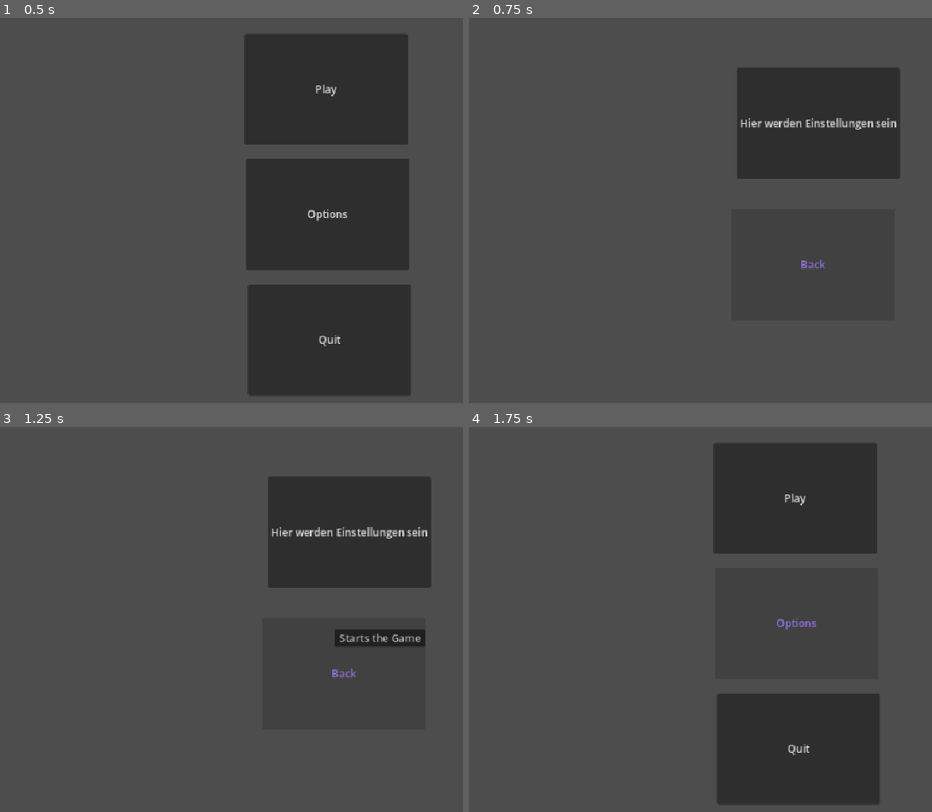
Above: before the commit, frames 1-4 (two rows, left to right).
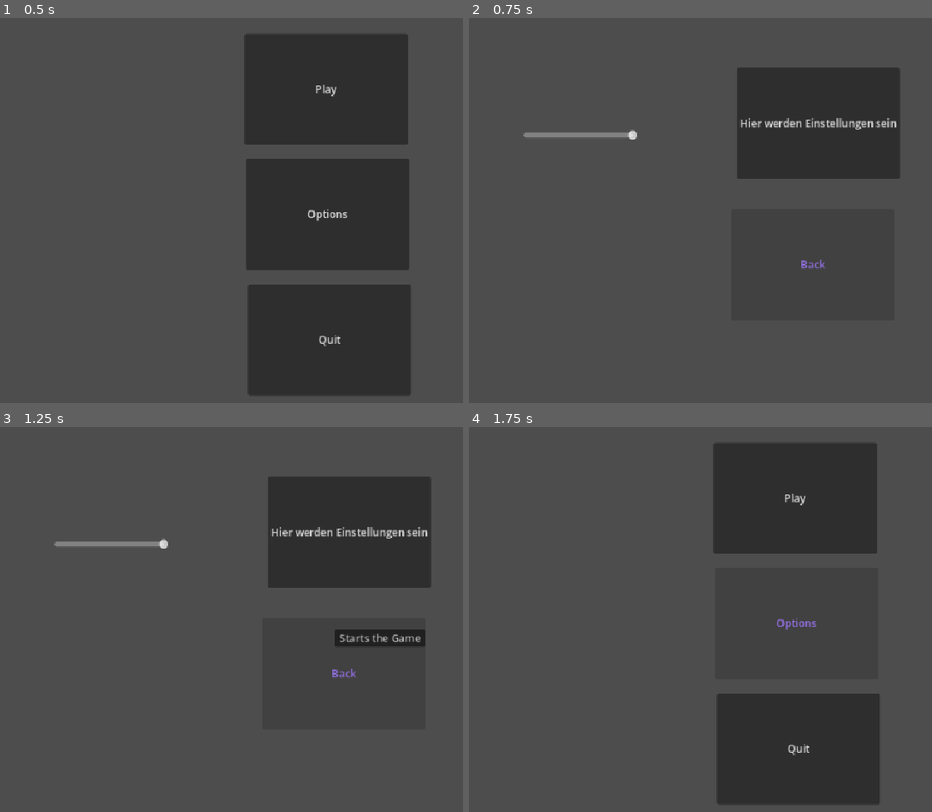
Above: after the commit, the same moments.

Repository: JustusBSchmidt04/LuckeRun
Game: Godot game, scene res://Szene/Startbildschirm/main_menu_bg.tscn
Two runs of this game, one before a commit and one after it. Both use one fixed random seed, a clock stepped at 60 frames per second and the inputs below.
Inputs:
- Up to frame 1 (0.5 s): no input
- Up to frame 2 (0.75 s): click "Options" at 0.5 s
- Up to frame 3 (1.25 s): no input
- Up to frame 4 (1.75 s): click "Back" at 1.25 s

Frame 1 is identical in both runs. In frame 2, 0.3% of the frame differs, in the area x 11-37%, y 29-32%; in frame 3, 0.3%; in frame 4, nothing differs.

Commit message:
Music
Start of implementing music

Diff:
--- a/luckerun/Szene/OptionenSeite/option_screen.tscn
+++ b/luckerun/Szene/OptionenSeite/option_screen.tscn
@@ -1,10 +1,12 @@
-[gd_scene load_steps=3 format=3 uid="uid://c2delqx8bidb6"]
+[gd_scene load_steps=4 format=3 uid="uid://c2delqx8bidb6"]
 
 [ext_resource type="Script" uid="uid://b5rox54tye43o" path="res://control.gd" id="1_klhi8"]
 
 [sub_resource type="Theme" id="Theme_v464q"]
 
-[node name="OptionScreen" type="Node2D"]
+[sub_resource type="AudioStream" id="AudioStream_1deg5"]
+
+[node name="OptionMenu" type="Node2D"]
 
 [node name="Control" type="Control" parent="."]
 layout_mode = 3
@@ -14,6 +16,7 @@
 script = ExtResource("1_klhi8")
 
 [node name="Platzhalter" type="Button" parent="Control" node_paths=PackedStringArray("shortcut_context")]
+layout_mode = 0
 offset_left = 409.0
 offset_top = 87.0
 offset_right = 659.0
@@ -26,6 +29,7 @@
 text = "Hier werden Einstellungen sein"
 
 [node name="BackToMain" type="Button" parent="Control" node_paths=PackedStringArray("shortcut_context")]
+layout_mode = 0
 offset_left = 401.0
 offset_top = 303.0
 offset_right = 651.0
@@ -36,3 +40,16 @@
 theme_override_colors/font_hover_color = Color(0.574407, 0.436859, 0.887789, 1)
 action_mode = 0
 text = "Back"
+
+[node name="VolumeSlider" type="HSlider" parent="Control"]
+layout_mode = 2
+offset_left = 83.0
+offset_top = 168.0
+offset_right = 258.0
+offset_bottom = 213.0
+min_value = -30.0
+max_value = 0.0
+step = 0.1
+
+[node name="AudioStreamPlayer2D" type="AudioStreamPlayer2D" parent="."]
+stream = SubResource("AudioStream_1deg5")
--- a/luckerun/Szene/Startbildschirm/main_menu_bg.tscn
+++ b/luckerun/Szene/Startbildschirm/main_menu_bg.tscn
@@ -30,6 +30,7 @@
 text = "Play"
 
 [node name="OptionsButton" type="Button" parent="MainMenu" node_paths=PackedStringArray("shortcut_context")]
+layout_mode = 0
 offset_left = 378.0
 offset_top = 226.0
 offset_right = 628.0
@@ -42,6 +43,7 @@
 text = "Options"
 
 [node name="QuitButton" type="Button" parent="MainMenu" node_paths=PackedStringArray("shortcut_context")]
+layout_mode = 0
 offset_left = 381.0
 offset_top = 418.0
 offset_right = 631.0
--- a/luckerun/control.gd
+++ b/luckerun/control.gd
@@ -1,10 +1,30 @@
 extends Control
 
-func _process(delta):
-	pass
+var config = ConfigFile.new()
 
 func _ready():
 	$BackToMain.pressed.connect(_on_backtomain_button_pressed)
+	_load_volume()
+
+	# Set slider to current volume
+	var volume = AudioServer.get_bus_volume_db(AudioServer.get_bus_index("Master"))
+	$VolumeSlider.value = volume
+
+	# Connect slider manually (optional if not done in editor)
+	$VolumeSlider.value_changed.connect(_on_VolumeSlider_value_changed)
 
 func _on_backtomain_button_pressed():
 	get_tree().change_scene_to_file("res://Szene/Startbildschirm/main_menu_bg.tscn")
+
+func _on_VolumeSlider_value_changed(value):
+	AudioServer.set_bus_volume_db(AudioServer.get_bus_index("Master"), value)
+
+	# Save volume to config
+	config.set_value("audio", "master_volume", value)
+	config.save("user://settings.cfg")
+
+func _load_volume():
+	if config.load("user://settings.cfg") == OK:
+		var vol = config.get_value("audio", "master_volume", 0)
+		AudioServer.set_bus_volume_db(AudioServer.get_bus_index("Master"), vol)
+		$VolumeSlider.value = vol
